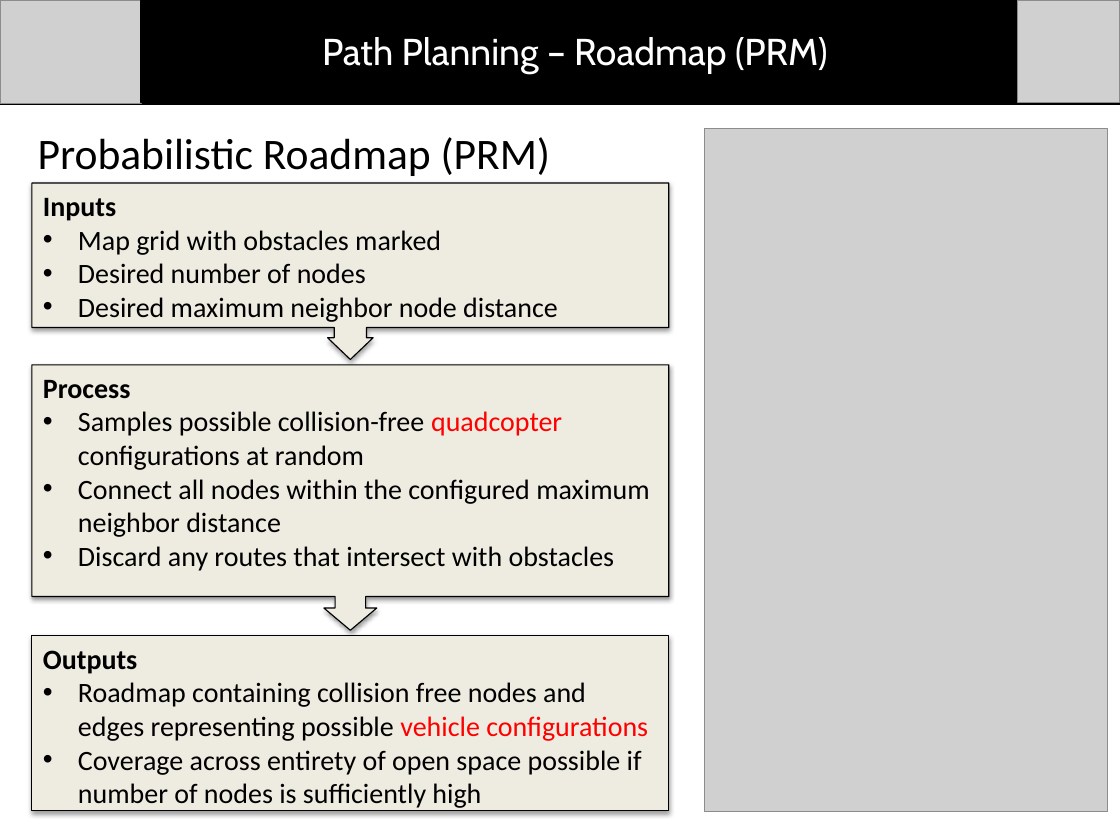
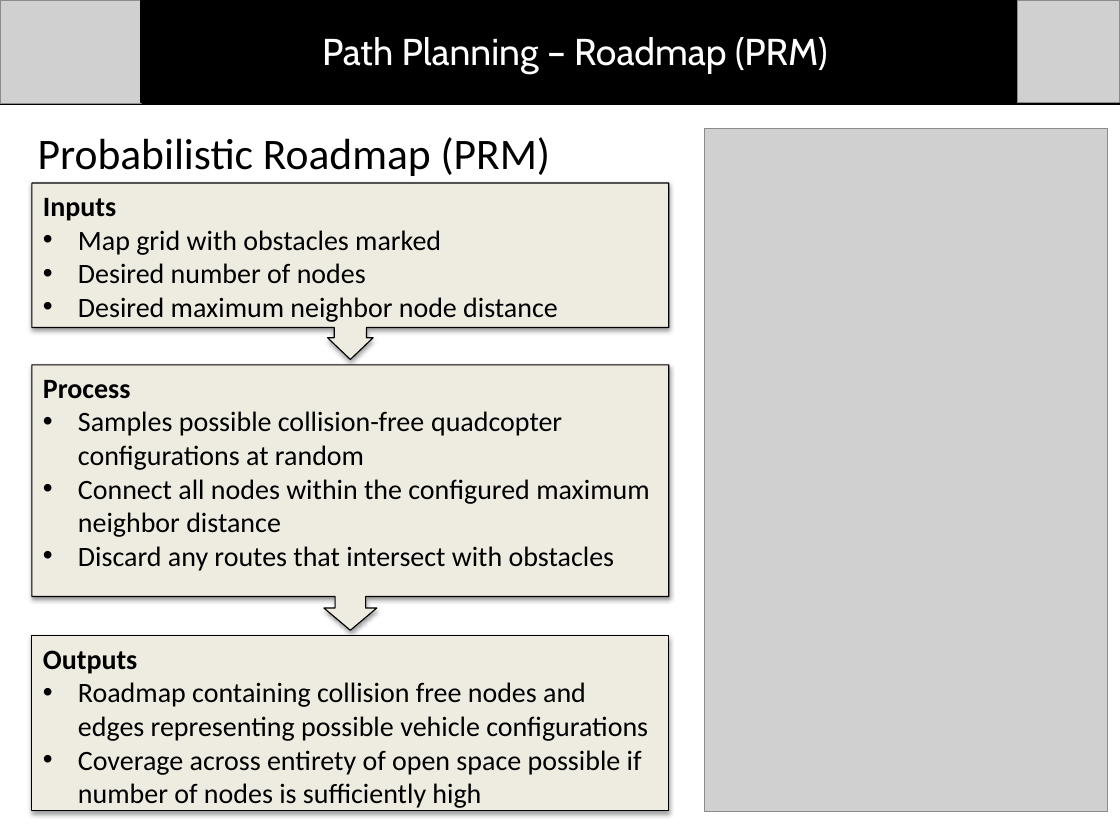
Before and after one commit to dtbinh/FlyNet, a slide deck: slide 3 of Presentations/CDR_Fall_2015/Individual_Slides/Bryce/PathPlanning.pptx. Drawn at 1120x840 pixels with LibreOffice and Linux fonts; fonts in the diff are those of the drawing; grey boxes stand for pictures. Boxes give left, top, right and bottom in pixels: in the first picture for what was removed or moved away, otherwise in the second. Text is boxed around its words. In the diff, an @@ line names an element or a change of style, - is before the commit and + after.

```diff
--- a/Presentations/CDR_Fall_2015/Individual_Slides/Bryce/PathPlanning.pptx
+++ b/Presentations/CDR_Fall_2015/Individual_Slides/Bryce/PathPlanning.pptx
@@ text in down arrow callout at (78, 411, 562, 470): text colour #FF0000 to #000000 in "quadcopter" @@
@@ text in rectangle at (78, 682, 648, 741): text colour #FF0000 to #000000 in "vehicle configurations" @@
```
Also in this commit, not shown: 1 other file.
